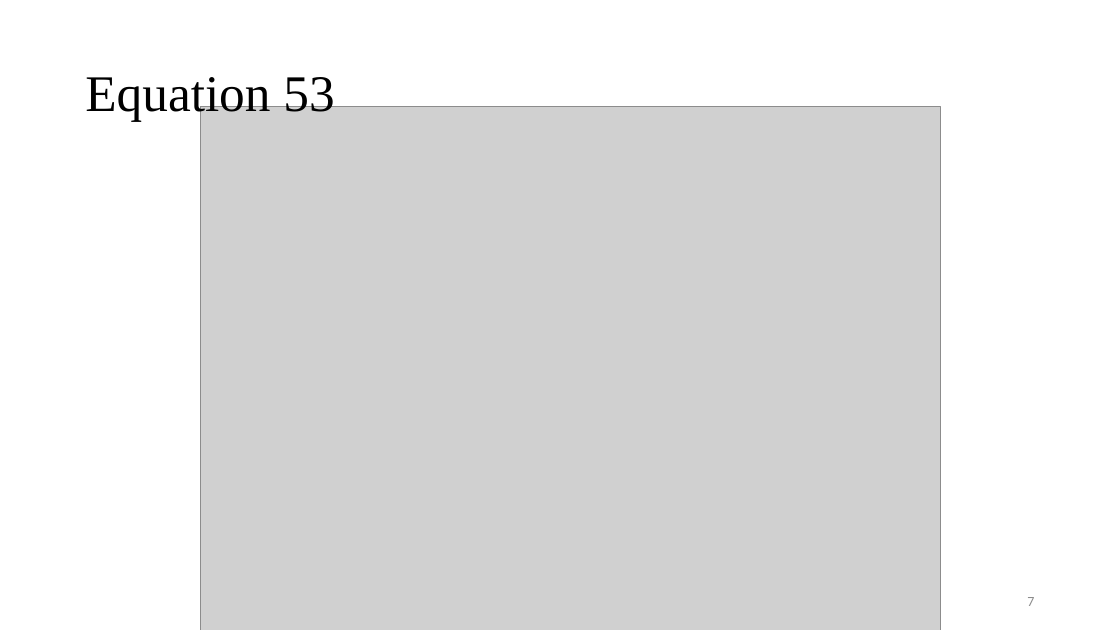
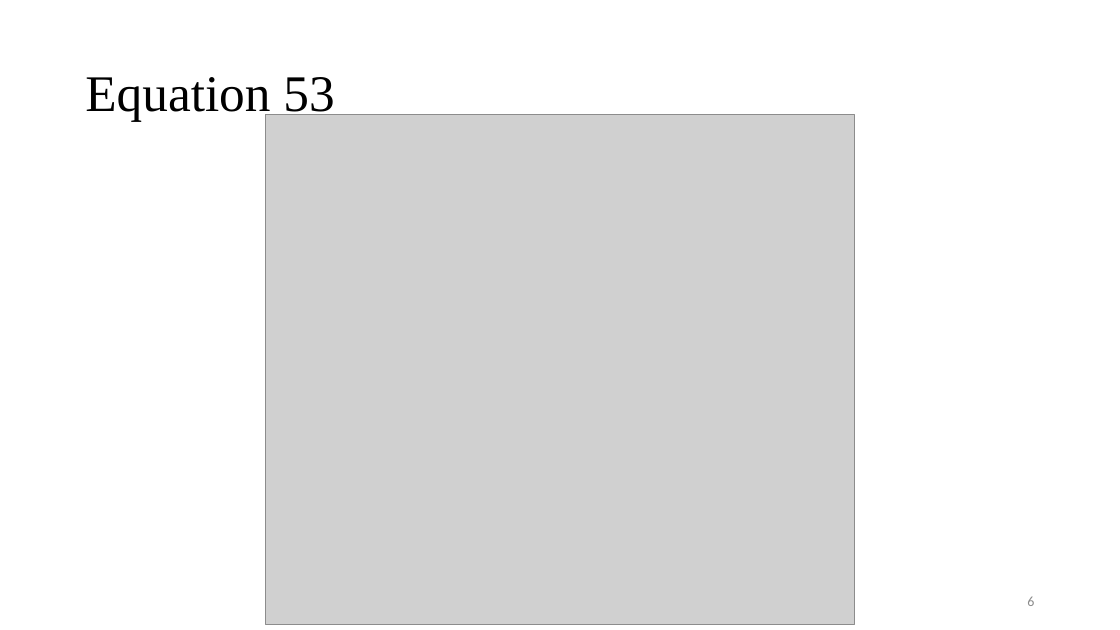
Before and after one commit to antoniovfonseca/compare-time-series, a slide deck: slide 6 of presentations/PIEzoomed1.pptx (slide 7 before the commit). Drawn at 1120x630 pixels with LibreOffice and Linux fonts; fonts in the diff are those of the drawing; grey boxes stand for pictures. Boxes give left, top, right and bottom in pixels: in the first picture for what was removed or moved away, otherwise in the second. Text is boxed around its words. In the diff, an @@ line names an element or a change of style, - is before the commit and + after.

```diff
--- a/presentations/PIEzoomed1.pptx
+++ b/presentations/PIEzoomed1.pptx
@@ picture: place and size @@
-picture at (201,107,941,630)
+picture at (266,114,854,624)
@@ page number at (1027,597,1034,606): text changed @@
-7
+6
```
Also in this commit, not shown: 6 other slides changed, 2 slides removed.
